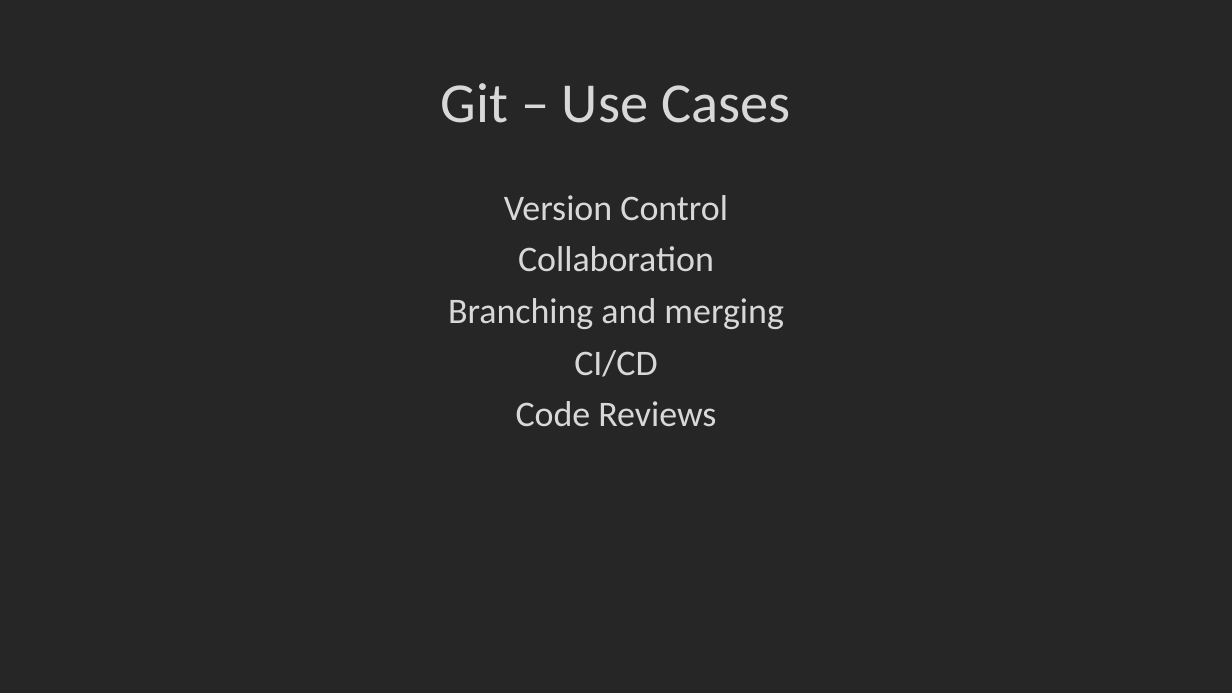
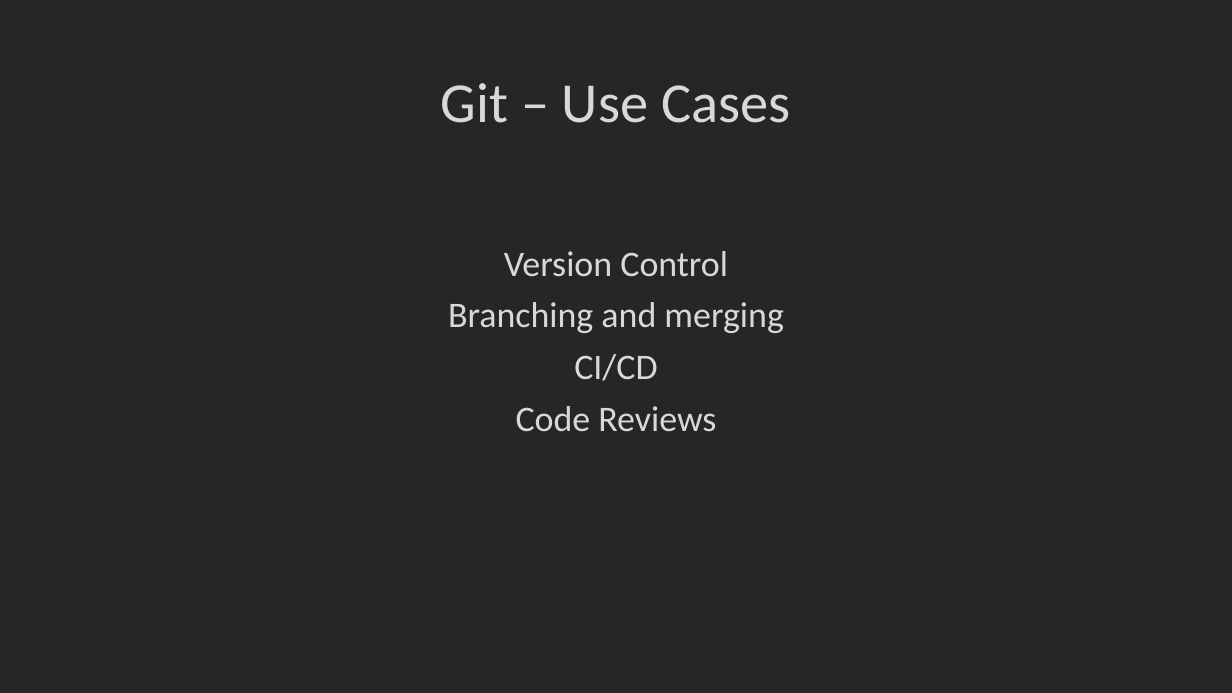
Before and after one commit to Xoechz/SEbaBB2, a slide deck: slide 6 of EN/GIT.pptx. Drawn at 1232x693 pixels with LibreOffice and Linux fonts; fonts in the diff are those of the drawing; background and template pictures are left out. Boxes give left, top, right and bottom in pixels: in the first picture for what was removed or moved away, otherwise in the second. Text is boxed around its words. In the diff, an @@ line names an element or a change of style, - is before the commit and + after.

```diff
--- a/EN/GIT.pptx
+++ b/EN/GIT.pptx
@@ text at (x1=518, y1=246, x2=714, y2=272): paragraph removed @@
-Collaboration
```
Also in this commit, not shown: 2 other slides changed.
